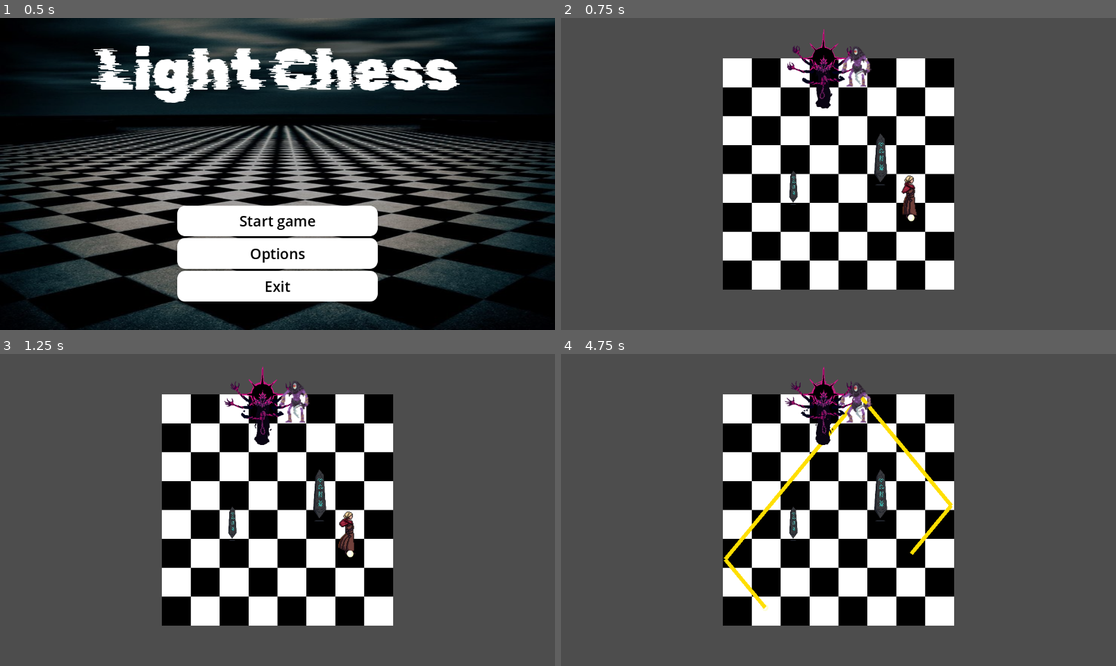
Above: before the commit, frames 1-4 (two rows, left to right).
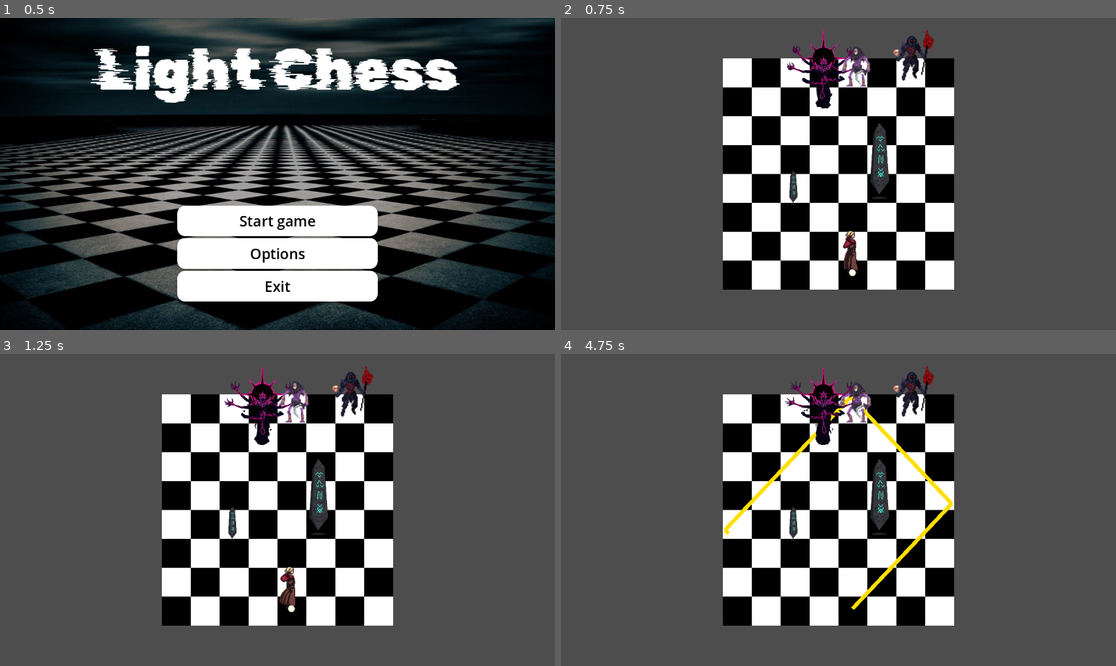
Above: after the commit, the same moments.

Repository: sonnypyo/GodotProject
Game: Godot game, scene res://Scenes/main_menu.tscn
Same seed, same stepped clock (60 frames per second), same inputs: the game is played once before the commit and once after it. The project has no main scene, so this scene is started directly.
Inputs (mouse positions are in pixels of both pictures, inside the frame that each line leads up to):
- Up to frame 1 (0.5 s): no input
- Up to frame 2 (0.75 s): click "Start game" at 0.5 s
- Up to frame 3 (1.25 s): no input
- Up to frame 4 (4.75 s): tap Enter (ui_accept) at 1.25, 1.52, 2.27, 3.77, 4.52 s; move the mouse to (960, 494) at 1.27 s; hold R 1.28-2.03 s; hold Right (ui_right) 1.28-2.78 s; click (960, 494) at 1.42 s; move the mouse to (727, 525) at 2.02 s; tap R at 2.1, 3.6 s; move the mouse to (894, 441) at 2.77 s; hold Left (ui_left) 2.78-3.53 s; hold R 2.78-3.53 s; move the mouse to (810, 572) at 3.52 s; hold Right (ui_right) from 3.53 s (still down); click (810, 572) at 3.67 s; move the mouse to (1005, 556) at 4.27 s; hold R from 4.28 s (still down)

Frame 1 is identical in both runs. In frame 2, 1.4% of the frame differs, in the area x 50-68%, y 4-83%; in frame 3, 1.5%; in frame 4, 2.8%, in the area x 29-71%, y 4-83%.

Commit message:
[feat] retry

Diff:
--- a/godotfinalproject/Scenes/PlayerReflectionTest.tscn
+++ b/godotfinalproject/Scenes/PlayerReflectionTest.tscn
@@ -38,14 +38,14 @@
 limit_left = -9999998
 
 [node name="Player" parent="." instance=ExtResource("1_8rdge")]
-offset_left = 151.0
-offset_top = 91.0
-offset_right = 151.0
-offset_bottom = 91.0
+offset_left = 29.0
+offset_top = 205.0
+offset_right = 29.0
+offset_bottom = 205.0
 
 [node name="wall" parent="." instance=ExtResource("3_6qm38")]
-position = Vector2(90, -32)
-scale = Vector2(0.322316, 0.322316)
+position = Vector2(89, -30)
+scale = Vector2(0.470436, 0.470436)
 
 [node name="wall2" parent="." instance=ExtResource("3_6qm38")]
 position = Vector2(-92, 27)
--- a/godotfinalproject/Scenes/level_1.tscn
+++ b/godotfinalproject/Scenes/level_1.tscn
@@ -1,10 +1,11 @@
-[gd_scene load_steps=52 format=3 uid="uid://h34scx1kegpl"]
+[gd_scene load_steps=86 format=3 uid="uid://h34scx1kegpl"]
 
 [ext_resource type="PackedScene" uid="uid://cx7j43bhwb55q" path="res://Scenes/PlayerReflectionTest.tscn" id="1_3dqfb"]
 [ext_resource type="Script" path="res://Scenes/close_enemy.gd" id="1_krin1"]
 [ext_resource type="Texture2D" uid="uid://rlh7f37ne3ee" path="res://Sprites/Bringer-of-Death-SpritSheet.png" id="2_hrt7r"]
 [ext_resource type="Script" path="res://Scenes/boss.gd" id="2_qt5lu"]
 [ext_resource type="Texture2D" uid="uid://sb6gh81elxwe" path="res://Sprites/Agis.png" id="4_ck4ve"]
+[ext_resource type="Texture2D" uid="uid://bq0j5g0h82uqb" path="res://Sprites/Necromancer_creativekind-Sheet.png" id="6_voa2x"]
 
 [sub_resource type="AtlasTexture" id="AtlasTexture_0oq56"]
 atlas = ExtResource("4_ck4ve")
@@ -336,6 +337,244 @@
 [sub_resource type="RectangleShape2D" id="RectangleShape2D_0tw1w"]
 size = Vector2(40, 60)
 
+[sub_resource type="AtlasTexture" id="AtlasTexture_s2ej3"]
+atlas = ExtResource("6_voa2x")
+region = Rect2(0, 0, 160, 128)
+
+[sub_resource type="AtlasTexture" id="AtlasTexture_mkn0y"]
+atlas = ExtResource("6_voa2x")
+region = Rect2(160, 0, 160, 128)
+
+[sub_resource type="AtlasTexture" id="AtlasTexture_xsum8"]
+atlas = ExtResource("6_voa2x")
+region = Rect2(320, 0, 160, 128)
+
+[sub_resource type="AtlasTexture" id="AtlasTexture_xqbn8"]
+atlas = ExtResource("6_voa2x")
+region = Rect2(480, 0, 160, 128)
+
+[sub_resource type="AtlasTexture" id="AtlasTexture_yta5y"]
+atlas = ExtResource("6_voa2x")
+region = Rect2(640, 0, 160, 128)
+
+[sub_resource type="AtlasTexture" id="AtlasTexture_wms21"]
+atlas = ExtResource("6_voa2x")
+region = Rect2(800, 0, 160, 128)
+
+[sub_resource type="AtlasTexture" id="AtlasTexture_tq4qn"]
+atlas = ExtResource("6_voa2x")
+region = Rect2(960, 0, 160, 128)
+
+[sub_resource type="AtlasTexture" id="AtlasTexture_hdfe7"]
+atlas = ExtResource("6_voa2x")
+region = Rect2(1120, 0, 160, 128)
+
+[sub_resource type="AtlasTexture" id="AtlasTexture_8pvmp"]
+atlas = ExtResource("6_voa2x")
+region = Rect2(0, 256, 160, 128)
+
+[sub_resource type="AtlasTexture" id="AtlasTexture_vba7g"]
+atlas = ExtResource("6_voa2x")
+region = Rect2(160, 256, 160, 128)
+
+[sub_resource type="AtlasTexture" id="AtlasTexture_xftsn"]
+atlas = ExtResource("6_voa2x")
+region = Rect2(320, 256, 160, 128)
+
+[sub_resource type="AtlasTexture" id="AtlasTexture_ov0ti"]
+atlas = ExtResource("6_voa2x")
+region = Rect2(480, 256, 160, 128)
+
+[sub_resource type="AtlasTexture" id="AtlasTexture_f00ym"]
+atlas = ExtResource("6_voa2x")
+region = Rect2(640, 256, 160, 128)
+
+[sub_resource type="AtlasTexture" id="AtlasTexture_1gy74"]
+atlas = ExtResource("6_voa2x")
+region = Rect2(800, 256, 160, 128)
+
+[sub_resource type="AtlasTexture" id="AtlasTexture_4cqs6"]
+atlas = ExtResource("6_voa2x")
+region = Rect2(960, 256, 160, 128)
+
+[sub_resource type="AtlasTexture" id="AtlasTexture_06xp2"]
+atlas = ExtResource("6_voa2x")
+region = Rect2(1120, 256, 160, 128)
+
+[sub_resource type="AtlasTexture" id="AtlasTexture_13sh5"]
+atlas = ExtResource("6_voa2x")
+region = Rect2(1280, 256, 160, 128)
+
+[sub_resource type="AtlasTexture" id="AtlasTexture_smgfj"]
+atlas = ExtResource("6_voa2x")
+region = Rect2(1440, 256, 160, 128)
+
+[sub_resource type="AtlasTexture" id="AtlasTexture_cholu"]
+atlas = ExtResource("6_voa2x")
+region = Rect2(1600, 256, 160, 128)
+
+[sub_resource type="AtlasTexture" id="AtlasTexture_tyf82"]
+atlas = ExtResource("6_voa2x")
+region = Rect2(1760, 256, 160, 128)
+
+[sub_resource type="AtlasTexture" id="AtlasTexture_ueouk"]
+atlas = ExtResource("6_voa2x")
+region = Rect2(1920, 256, 160, 128)
+
+[sub_resource type="SpriteFrames" id="SpriteFrames_7hw6x"]
+animations = [{
+"frames": [{
+"duration": 1.0,
+"texture": SubResource("AtlasTexture_s2ej3")
+}, {
+"duration": 1.0,
+"texture": SubResource("AtlasTexture_mkn0y")
+}, {
+"duration": 1.0,
+"texture": SubResource("AtlasTexture_xsum8")
+}, {
+"duration": 1.0,
+"texture": SubResource("AtlasTexture_xqbn8")
+}, {
+"duration": 1.0,
+"texture": SubResource("AtlasTexture_yta5y")
+}, {
+"duration": 1.0,
+"texture": SubResource("AtlasTexture_wms21")
+}, {
+"duration": 1.0,
+"texture": SubResource("AtlasTexture_tq4qn")
+}, {
+"duration": 1.0,
+"texture": SubResource("AtlasTexture_hdfe7")
+}],
+"loop": true,
+"name": &"Idel",
+"speed": 5.0
+}, {
+"frames": [{
+"duration": 1.0,
+"texture": SubResource("AtlasTexture_8pvmp")
+}, {
+"duration": 1.0,
+"texture": SubResource("AtlasTexture_vba7g")
+}, {
+"duration": 1.0,
+"texture": SubResource("AtlasTexture_xftsn")
+}, {
+"duration": 1.0,
+"texture": SubResource("AtlasTexture_ov0ti")
+}, {
+"duration": 1.0,
+"texture": SubResource("AtlasTexture_f00ym")
+}, {
+"duration": 1.0,
+"texture": SubResource("AtlasTexture_1gy74")
+}, {
+"duration": 1.0,
+"texture": SubResource("AtlasTexture_4cqs6")
+}, {
+"duration": 1.0,
+"texture": SubResource("AtlasTexture_06xp2")
+}, {
+"duration": 1.0,
+"texture": SubResource("AtlasTexture_13sh5")
+}, {
+"duration": 1.0,
+"texture": SubResource("AtlasTexture_smgfj")
+}, {
+"duration": 1.0,
+"texture": SubResource("AtlasTexture_cholu")
+}, {
+"duration": 1.0,
+"texture": SubResource("AtlasTexture_tyf82")
+}, {
+"duration": 1.0,
+"texture": SubResource("AtlasTexture_ueouk")
+}],
+"loop": true,
+"name": &"Spwan",
+"speed": 5.0
+}]
+
+[sub_resource type="AtlasTexture" id="AtlasTexture_ktb1v"]
+atlas = ExtResource("6_voa2x")
+region = Rect2(0, 768, 160, 128)
+
+[sub_resource type="AtlasTexture" id="AtlasTexture_aqjpk"]
+atlas = ExtResource("6_voa2x")
+region = Rect2(160, 768, 160, 128)
+
+[sub_resource type="AtlasTexture" id="AtlasTexture_yaf3q"]
+atlas = ExtResource("6_voa2x")
+region = Rect2(320, 768, 160, 128)
+
+[sub_resource type="AtlasTexture" id="AtlasTexture_llpet"]
+atlas = ExtResource("6_voa2x")
+region = Rect2(480, 768, 160, 128)
+
+[sub_resource type="AtlasTexture" id="AtlasTexture_mgt3o"]
+atlas = ExtResource("6_voa2x")
+region = Rect2(640, 768, 160, 128)
+
+[sub_resource type="AtlasTexture" id="AtlasTexture_0611t"]
+atlas = ExtResource("6_voa2x")
+region = Rect2(800, 768, 160, 128)
+
+[sub_resource type="AtlasTexture" id="AtlasTexture_5qj4g"]
+atlas = ExtResource("6_voa2x")
+region = Rect2(960, 768, 160, 128)
+
+[sub_resource type="AtlasTexture" id="AtlasTexture_x8axw"]
+atlas = ExtResource("6_voa2x")
+region = Rect2(1120, 768, 160, 128)
+
+[sub_resource type="AtlasTexture" id="AtlasTexture_r0uxx"]
+atlas = ExtResource("6_voa2x")
+region = Rect2(1280, 768, 160, 128)
+
+[sub_resource type="AtlasTexture" id="AtlasTexture_0r88f"]
+atlas = ExtResource("6_voa2x")
+region = Rect2(1440, 768, 160, 128)
+
+[sub_resource type="SpriteFrames" id="SpriteFrames_nmmi4"]
+animations = [{
+"frames": [{
+"duration": 1.0,
+"texture": SubResource("AtlasTexture_ktb1v")
+}, {
+"duration": 1.0,
+"texture": SubResource("AtlasTexture_aqjpk")
+}, {
+"duration": 1.0,
+"texture": SubResource("AtlasTexture_yaf3q")
+}, {
+"duration": 1.0,
+"texture": SubResource("AtlasTexture_llpet")
+}, {
+"duration": 1.0,
+"texture": SubResource("AtlasTexture_mgt3o")
+}, {
+"duration": 1.0,
+"texture": SubResource("AtlasTexture_0611t")
+}, {
+"duration": 1.0,
+"texture": SubResource("AtlasTexture_5qj4g")
+}, {
+"duration": 1.0,
+"texture": SubResource("AtlasTexture_x8axw")
+}, {
+"duration": 1.0,
+"texture": SubResource("AtlasTexture_r0uxx")
+}, {
+"duration": 1.0,
+"texture": SubResource("AtlasTexture_0r88f")
+}],
+"loop": true,
+"name": &"default",
+"speed": 5.0
+}]
+
 [node name="Level_1" type="Node2D"]
 
 [node name="PlayerReflectionTest" parent="." instance=ExtResource("1_3dqfb")]
@@ -363,3 +602,14 @@
 [node name="CollisionShape2D" type="CollisionShape2D" parent="CloseEnemy/CloseEnemy"]
 position = Vector2(34, 15)
 shape = SubResource("RectangleShape2D_0tw1w")
+
+[node name="Necromancer" type="Node2D" parent="."]
+position = Vector2(150, -296)
+scale = Vector2(2, 2)
+
+[node name="NecromancerSprite2D" type="AnimatedSprite2D" parent="Necromancer"]
+sprite_frames = SubResource("SpriteFrames_7hw6x")
+animation = &"Idel"
+
+[node name="DeadAniNecrom" type="AnimatedSprite2D" parent="Necromancer"]
+sprite_frames = SubResource("SpriteFrames_nmmi4")
--- a/godotfinalproject/Scenes/wall.tscn
+++ b/godotfinalproject/Scenes/wall.tscn
@@ -9,8 +9,8 @@
 length = 128.0
 
 [node name="wall" type="Sprite2D"]
-position = Vector2(90, 30)
-scale = Vector2(0.46875, 0.46875)
+position = Vector2(84.2656, 18.5313)
+scale = Vector2(0.409633, 0.409633)
 texture = ExtResource("1_3fepy")
 
 [node name="obstacle" type="Area2D" parent="."]
--- /dev/null
+++ b/godotfinalproject/level_0.tscn
@@ -0,0 +1,241 @@
+[gd_scene load_steps=34 format=3 uid="uid://bo01pxnq226aw"]
+
+[ext_resource type="PackedScene" uid="uid://cx7j43bhwb55q" path="res://Scenes/PlayerReflectionTest.tscn" id="1_ub12y"]
+[ext_resource type="Script" path="res://Scenes/close_enemy.gd" id="2_l77ta"]
+[ext_resource type="Texture2D" uid="uid://rlh7f37ne3ee" path="res://Sprites/Bringer-of-Death-SpritSheet.png" id="3_2ip3g"]
+
+[sub_resource type="AtlasTexture" id="AtlasTexture_cpggk"]
+atlas = ExtResource("3_2ip3g")
+region = Rect2(700, 279, 140, 93)
+
+[sub_resource type="AtlasTexture" id="AtlasTexture_oc715"]
+atlas = ExtResource("3_2ip3g")
+region = Rect2(840, 279, 140, 93)
+
+[sub_resource type="AtlasTexture" id="AtlasTexture_beiro"]
+atlas = ExtResource("3_2ip3g")
+region = Rect2(980, 279, 140, 93)
+
+[sub_resource type="AtlasTexture" id="AtlasTexture_m8uvv"]
+atlas = ExtResource("3_2ip3g")
+region = Rect2(0, 372, 140, 93)
+
+[sub_resource type="AtlasTexture" id="AtlasTexture_5e0f2"]
+atlas = ExtResource("3_2ip3g")
+region = Rect2(140, 372, 140, 93)
+
+[sub_resource type="AtlasTexture" id="AtlasTexture_ll0y5"]
+atlas = ExtResource("3_2ip3g")
+region = Rect2(280, 372, 140, 93)
+
+[sub_resource type="AtlasTexture" id="AtlasTexture_cibmj"]
+atlas = ExtResource("3_2ip3g")
+region = Rect2(420, 372, 140, 93)
+
+[sub_resource type="AtlasTexture" id="AtlasTexture_kw0wn"]
+atlas = ExtResource("3_2ip3g")
+region = Rect2(560, 372, 140, 93)
+
+[sub_resource type="AtlasTexture" id="AtlasTexture_7w21g"]
+atlas = ExtResource("3_2ip3g")
+region = Rect2(700, 372, 140, 93)
+
+[sub_resource type="AtlasTexture" id="AtlasTexture_8q5ck"]
+atlas = ExtResource("3_2ip3g")
+region = Rect2(840, 372, 140, 93)
+
+[sub_resource type="AtlasTexture" id="AtlasTexture_j3iwm"]
+atlas = ExtResource("3_2ip3g")
+region = Rect2(0, 186, 140, 93)
+
+[sub_resource type="AtlasTexture" id="AtlasTexture_ec406"]
+atlas = ExtResource("3_2ip3g")
+region = Rect2(140, 186, 140, 93)
+
+[sub_resource type="AtlasTexture" id="AtlasTexture_lc32q"]
+atlas = ExtResource("3_2ip3g")
+region = Rect2(280, 186, 140, 93)
+
+[sub_resource type="AtlasTexture" id="AtlasTexture_xi277"]
+atlas = ExtResource("3_2ip3g")
+region = Rect2(420, 186, 140, 93)
+
+[sub_resource type="AtlasTexture" id="AtlasTexture_8mmv8"]
+atlas = ExtResource("3_2ip3g")
+region = Rect2(560, 186, 140, 93)
+
+[sub_resource type="AtlasTexture" id="AtlasTexture_gnssv"]
+atlas = ExtResource("3_2ip3g")
+region = Rect2(700, 186, 140, 93)
+
+[sub_resource type="AtlasTexture" id="AtlasTexture_muf2p"]
+atlas = ExtResource("3_2ip3g")
+region = Rect2(840, 186, 140, 93)
+
+[sub_resource type="AtlasTexture" id="AtlasTexture_502td"]
+atlas = ExtResource("3_2ip3g")
+region = Rect2(980, 186, 140, 93)
+
+[sub_resource type="AtlasTexture" id="AtlasTexture_iwigi"]
+atlas = ExtResource("3_2ip3g")
+region = Rect2(0, 279, 140, 93)
+
+[sub_resource type="AtlasTexture" id="AtlasTexture_yxr7e"]
+atlas = ExtResource("3_2ip3g")
+region = Rect2(140, 279, 140, 93)
+
+[sub_resource type="AtlasTexture" id="AtlasTexture_ye81m"]
+atlas = ExtResource("3_2ip3g")
+region = Rect2(0, 0, 140, 93)
+
+[sub_resource type="AtlasTexture" id="AtlasTexture_m44gr"]
+atlas = ExtResource("3_2ip3g")
+region = Rect2(140, 0, 140, 93)
+
+[sub_resource type="AtlasTexture" id="AtlasTexture_o6bog"]
+atlas = ExtResource("3_2ip3g")
+region = Rect2(280, 0, 140, 93)
+
+[sub_resource type="AtlasTexture" id="AtlasTexture_db07y"]
+atlas = ExtResource("3_2ip3g")
+region = Rect2(420, 0, 140, 93)
+
+[sub_resource type="AtlasTexture" id="AtlasTexture_ct1ou"]
+atlas = ExtResource("3_2ip3g")
+region = Rect2(560, 0, 140, 93)
+
+[sub_resource type="AtlasTexture" id="AtlasTexture_lftcj"]
+atlas = ExtResource("3_2ip3g")
+region = Rect2(700, 0, 140, 93)
+
+[sub_resource type="AtlasTexture" id="AtlasTexture_btoxa"]
+atlas = ExtResource("3_2ip3g")
+region = Rect2(840, 0, 140, 93)
+
+[sub_resource type="AtlasTexture" id="AtlasTexture_j77np"]
+atlas = ExtResource("3_2ip3g")
+region = Rect2(980, 0, 140, 93)
+
+[sub_resource type="SpriteFrames" id="SpriteFrames_cp6hw"]
+animations = [{
+"frames": [{
+"duration": 1.0,
+"texture": SubResource("AtlasTexture_cpggk")
+}, {
+"duration": 1.0,
+"texture": SubResource("AtlasTexture_oc715")
+}, {
+"duration": 1.0,
+"texture": SubResource("AtlasTexture_beiro")
+}, {
+"duration": 1.0,
+"texture": SubResource("AtlasTexture_m8uvv")
+}, {
+"duration": 1.0,
+"texture": SubResource("AtlasTexture_5e0f2")
+}, {
+"duration": 1.0,
+"texture": SubResource("AtlasTexture_ll0y5")
+}, {
+"duration": 1.0,
+"texture": SubResource("AtlasTexture_cibmj")
+}, {
+"duration": 1.0,
+"texture": SubResource("AtlasTexture_kw0wn")
+}, {
+"duration": 1.0,
+"texture": SubResource("AtlasTexture_7w21g")
+}, {
+"duration": 1.0,
+"texture": SubResource("AtlasTexture_8q5ck")
+}],
+"loop": true,
+"name": &"Dead",
+"speed": 5.0
+}, {
+"frames": [{
+"duration": 1.0,
+"texture": SubResource("AtlasTexture_j3iwm")
+}, {
+"duration": 1.0,
+"texture": SubResource("AtlasTexture_ec406")
+}, {
+"duration": 1.0,
+"texture": SubResource("AtlasTexture_lc32q")
+}, {
+"duration": 1.0,
+"texture": SubResource("AtlasTexture_xi277")
+}, {
+"duration": 1.0,
+"texture": SubResource("AtlasTexture_8mmv8")
+}, {
+"duration": 1.0,
+"texture": SubResource("AtlasTexture_gnssv")
+}, {
+"duration": 1.0,
+"texture": SubResource("AtlasTexture_muf2p")
+}, {
+"duration": 1.0,
+"texture": SubResource("AtlasTexture_502td")
+}, {
+"duration": 1.0,
+"texture": SubResource("AtlasTexture_iwigi")
+}, {
+"duration": 1.0,
+"texture": SubResource("AtlasTexture_yxr7e")
+}],
+"loop": true,
+"name": &"Hit",
+"speed": 5.0
+}, {
+"frames": [{
+"duration": 1.0,
+"texture": SubResource("AtlasTexture_ye81m")
+}, {
+"duration": 1.0,
+"texture": SubResource("AtlasTexture_m44gr")
+}, {
+"duration": 1.0,
+"texture": SubResource("AtlasTexture_o6bog")
+}, {
+"duration": 1.0,
+"texture": SubResource("AtlasTexture_db07y")
+}, {
+"duration": 1.0,
+"texture": SubResource("AtlasTexture_ct1ou")
+}, {
+"duration": 1.0,
+"texture": SubResource("AtlasTexture_lftcj")
+}, {
+"duration": 1.0,
+"texture": SubResource("AtlasTexture_btoxa")
+}, {
+"duration": 1.0,
+"texture": SubResource("AtlasTexture_j77np")
+}],
+"loop": true,
+"name": &"Idel",
+"speed": 5.0
+}]
+
+[sub_resource type="RectangleShape2D" id="RectangleShape2D_vgf2y"]
+size = Vector2(40, 60)
+
+[node name="Level_0" type="Node2D"]
+
+[node name="PlayerReflectionTest" parent="." instance=ExtResource("1_ub12y")]
+
+[node name="CloseEnemy" type="Node2D" parent="."]
+position = Vector2(-25, -260)
+scale = Vector2(1.54505, 1.54505)
+
+[node name="CloseEnemy" type="CharacterBody2D" parent="CloseEnemy"]
+script = ExtResource("2_l77ta")
+
+[node name="CloseEnemySprit2D" type="AnimatedSprite2D" parent="CloseEnemy/CloseEnemy"]
+sprite_frames = SubResource("SpriteFrames_cp6hw")
+animation = &"Hit"
+
+[node name="CollisionShape2D" type="CollisionShape2D" parent="CloseEnemy/CloseEnemy"]
+position = Vector2(34, 15)
+shape = SubResource("RectangleShape2D_vgf2y")
--- /dev/null
+++ b/godotfinalproject/level_2.tscn
@@ -0,0 +1,216 @@
+[gd_scene load_steps=32 format=3 uid="uid://ig72wy12g7bf"]
+
+[ext_resource type="PackedScene" uid="uid://cx7j43bhwb55q" path="res://Scenes/PlayerReflectionTest.tscn" id="1_v2fp2"]
+[ext_resource type="Texture2D" uid="uid://bh4pknlqpcvl8" path="res://Sprites/Attack2.png" id="2_1wqcm"]
+[ext_resource type="Texture2D" uid="uid://fw802o5lwx55" path="res://Sprites/Death.png" id="3_s7hni"]
+[ext_resource type="Texture2D" uid="uid://yf2kx8ywyog7" path="res://Sprites/Idle.png" id="4_m2njl"]
+
+[sub_resource type="AtlasTexture" id="AtlasTexture_mrshq"]
+atlas = ExtResource("2_1wqcm")
+region = Rect2(327, 17, 231, 182)
+
+[sub_resource type="AtlasTexture" id="AtlasTexture_t84h5"]
+atlas = ExtResource("2_1wqcm")
+region = Rect2(573, 17, 231, 182)
+
+[sub_resource type="AtlasTexture" id="AtlasTexture_fae5n"]
+atlas = ExtResource("2_1wqcm")
+region = Rect2(825, 17, 231, 182)
+
+[sub_resource type="AtlasTexture" id="AtlasTexture_hx1et"]
+atlas = ExtResource("2_1wqcm")
+region = Rect2(96, 17, 231, 182)
+
+[sub_resource type="AtlasTexture" id="AtlasTexture_y0uwv"]
+atlas = ExtResource("2_1wqcm")
+region = Rect2(1101, 17, 231, 182)
+
+[sub_resource type="AtlasTexture" id="AtlasTexture_bwcu8"]
+atlas = ExtResource("2_1wqcm")
+region = Rect2(1356, 17, 231, 182)
+
+[sub_resource type="AtlasTexture" id="AtlasTexture_c4v4o"]
+atlas = ExtResource("2_1wqcm")
+region = Rect2(1346, 24, 206, 166)
+
+[sub_resource type="AtlasTexture" id="AtlasTexture_j7c5p"]
+atlas = ExtResource("2_1wqcm")
+region = Rect2(1588, 25, 206, 161)
+
+[sub_resource type="AtlasTexture" id="AtlasTexture_dlavy"]
+atlas = ExtResource("2_1wqcm")
+region = Rect2(1853, 25, 141, 151)
+
+[sub_resource type="SpriteFrames" id="SpriteFrames_i3kjw"]
+animations = [{
+"frames": [{
+"duration": 1.0,
+"texture": SubResource("AtlasTexture_mrshq")
+}, {
+"duration": 1.0,
+"texture": SubResource("AtlasTexture_t84h5")
+}, {
+"duration": 1.0,
+"texture": SubResource("AtlasTexture_fae5n")
+}, {
+"duration": 1.0,
+"texture": SubResource("AtlasTexture_hx1et")
+}, {
+"duration": 1.0,
+"texture": SubResource("AtlasTexture_y0uwv")
+}, {
+"duration": 1.0,
+"texture": SubResource("AtlasTexture_bwcu8")
+}, {
+"duration": 1.0,
+"texture": SubResource("AtlasTexture_c4v4o")
+}, {
+"duration": 1.0,
+"texture": SubResource("AtlasTexture_j7c5p")
+}, {
+"duration": 1.0,
+"texture": SubResource("AtlasTexture_dlavy")
+}],
+"loop": true,
+"name": &"default",
+"speed": 5.0
+}]
+
+[sub_resource type="AtlasTexture" id="AtlasTexture_bu1ln"]
+atlas = ExtResource("3_s7hni")
+region = Rect2(0, 0, 250, 250)
+
+[sub_resource type="AtlasTexture" id="AtlasTexture_cm5c0"]
+atlas = ExtResource("3_s7hni")
+region = Rect2(250, 0, 250, 250)
+
+[sub_resource type="AtlasTexture" id="AtlasTexture_yeijo"]
+atlas = ExtResource("3_s7hni")
+region = Rect2(500, 0, 250, 250)
+
+[sub_resource type="AtlasTexture" id="AtlasTexture_b71o8"]
+atlas = ExtResource("3_s7hni")
+region = Rect2(750, 0, 250, 250)
+
+[sub_resource type="AtlasTexture" id="AtlasTexture_mlwq4"]
+atlas = ExtResource("3_s7hni")
+region = Rect2(1000, 0, 250, 250)
+
+[sub_resource type="AtlasTexture" id="AtlasTexture_nmkgm"]
+atlas = ExtResource("3_s7hni")
+region = Rect2(1250, 0, 250, 250)
+
+[sub_resource type="AtlasTexture" id="AtlasTexture_evi1m"]
+atlas = ExtResource("3_s7hni")
+region = Rect2(1500, 0, 250, 250)
+
+[sub_resource type="SpriteFrames" id="SpriteFrames_cxsdi"]
+animations = [{
+"frames": [{
+"duration": 1.0,
+"texture": SubResource("AtlasTexture_bu1ln")
+}, {
+"duration": 1.0,
+"texture": SubResource("AtlasTexture_cm5c0")
+}, {
+"duration": 1.0,
+"texture": SubResource("AtlasTexture_yeijo")
+}, {
+"duration": 1.0,
+"texture": SubResource("AtlasTexture_b71o8")
+}, {
+"duration": 1.0,
+"texture": SubResource("AtlasTexture_mlwq4")
+}, {
+"duration": 1.0,
+"texture": SubResource("AtlasTexture_nmkgm")
+}, {
+"duration": 1.0,
+"texture": SubResource("AtlasTexture_evi1m")
+}],
+"loop": true,
+"name": &"default",
+"speed": 5.0
+}]
+
+[sub_resource type="AtlasTexture" id="AtlasTexture_tysev"]
+atlas = ExtResource("4_m2njl")
+region = Rect2(0, 0, 250, 250)
+
+[sub_resource type="AtlasTexture" id="AtlasTexture_71yvk"]
+atlas = ExtResource("4_m2njl")
+region = Rect2(250, 0, 250, 250)
+
+[sub_resource type="AtlasTexture" id="AtlasTexture_psi1t"]
+atlas = ExtResource("4_m2njl")
+region = Rect2(500, 0, 250, 250)
+
+[sub_resource type="AtlasTexture" id="AtlasTexture_oes04"]
+atlas = ExtResource("4_m2njl")
+region = Rect2(750, 0, 250, 250)
+
+[sub_resource type="AtlasTexture" id="AtlasTexture_odg6e"]
+atlas = ExtResource("4_m2njl")
+region = Rect2(1000, 0, 250, 250)
+
+[sub_resource type="AtlasTexture" id="AtlasTexture_4fano"]
+atlas = ExtResource("4_m2njl")
+region = Rect2(1250, 0, 250, 250)
+
+[sub_resource type="AtlasTexture" id="AtlasTexture_1p28g"]
+atlas = ExtResource("4_m2njl")
+region = Rect2(1500, 0, 250, 250)
+
+[sub_resource type="AtlasTexture" id="AtlasTexture_c2qud"]
+atlas = ExtResource("4_m2njl")
+region = Rect2(1750, 0, 250, 250)
+
+[sub_resource type="SpriteFrames" id="SpriteFrames_uv7eh"]
+animations = [{
+"frames": [{
+"duration": 1.0,
+"texture": SubResource("AtlasTexture_tysev")
+}, {
+"duration": 1.0,
+"texture": SubResource("AtlasTexture_71yvk")
+}, {
+"duration": 1.0,
+"texture": SubResource("AtlasTexture_psi1t")
+}, {
+"duration": 1.0,
+"texture": SubResource("AtlasTexture_oes04")
+}, {
+"duration": 1.0,
+"texture": SubResource("AtlasTexture_odg6e")
+}, {
+"duration": 1.0,
+"texture": SubResource("AtlasTexture_4fano")
+}, {
+"duration": 1.0,
+"texture": SubResource("AtlasTexture_1p28g")
+}, {
+"duration": 1.0,
+"texture": SubResource("AtlasTexture_c2qud")
+}],
+"loop": true,
+"name": &"default",
+"speed": 5.0
+}]
+
+[node name="Level_2" type="Node2D"]
+
+[node name="PlayerReflectionTest" parent="." instance=ExtResource("1_v2fp2")]
+
+[node name="RangedEnemy" type="Node2D" parent="PlayerReflectionTest"]
+position = Vector2(-29, -238)
+
+[node name="HitAniSprite" type="AnimatedSprite2D" parent="PlayerReflectionTest/RangedEnemy"]
+position = Vector2(65, -18)
+sprite_frames = SubResource("SpriteFrames_i3kjw")
+
+[node name="DeadAniSprite" type="AnimatedSprite2D" parent="PlayerReflectionTest/RangedEnemy"]
+position = Vector2(-3, -15)
+sprite_frames = SubResource("SpriteFrames_cxsdi")
+
+[node name="Idle" type="AnimatedSprite2D" parent="PlayerReflectionTest/RangedEnemy"]
+sprite_frames = SubResource("SpriteFrames_uv7eh")
